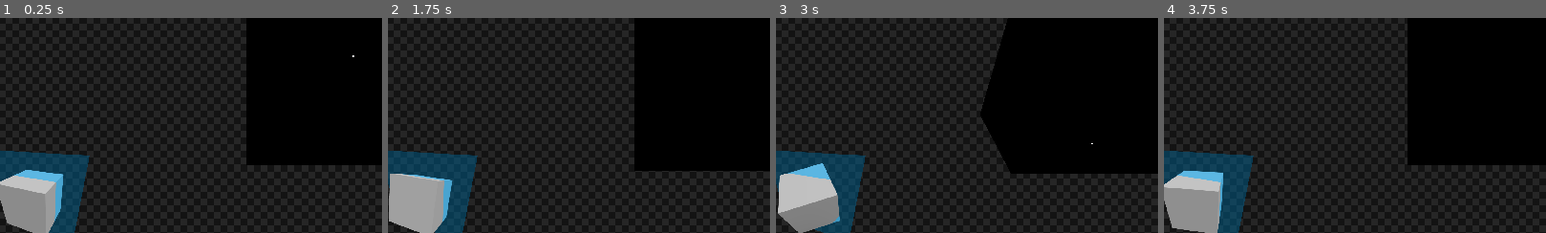
Above: before the commit, frames 1-4 (left to right).
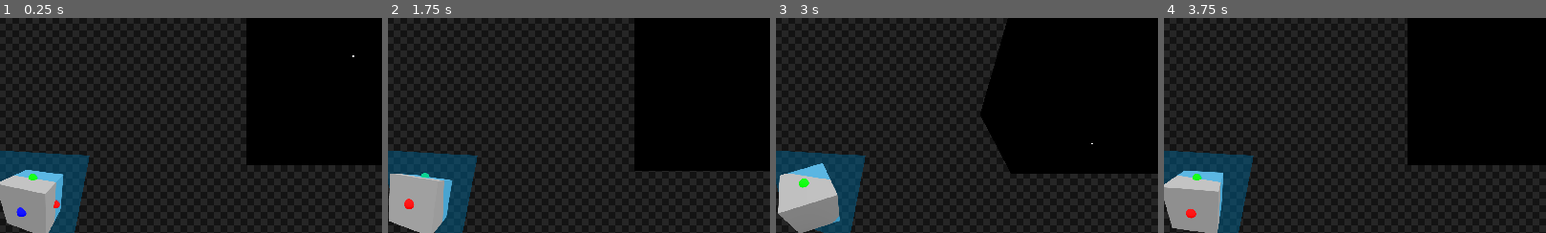
Above: after the commit, the same moments.

Repository: Z53-INCOMING/krita-3d
Game: Godot game, scene res://program.tscn
Two runs of this game, one before a commit and one after it. Both use one fixed random seed, a clock stepped at 60 frames per second and the inputs below.
Inputs (mouse positions are % of the whole screen's width and height, from its top left):
- Up to frame 1 (0.25 s): no input
- Up to frame 2 (1.75 s): tap Enter at 0.5 s; move the mouse to (72, 45) at 0.52 s; hold D (rotate right) 0.53-1.28 s; tap X (x axis) at 0.6, 1.55 s; move the mouse to (30, 55) at 1.27 s; hold S (rotate down) from 1.28 s (still down); click (30, 55) at 1.35 s
- Up to frame 3 (3 s): move the mouse to (60, 28) at 2.02 s; release S (rotate down) at 2.03 s; hold D (rotate right) 2.03-2.78 s; tap Mouse wheel down (scroll_down) at 2.1 s; tap X (x axis) at 2.3 s; move the mouse to (45, 70) at 2.77 s; hold W (rotate up) from 2.78 s (still down); tap Mouse wheel up (scroll_up) at 2.85 s
- Up to frame 4 (3.75 s): tap X (x axis) at 3.05, 3.6 s; move the mouse to (80, 65) at 3.52 s; release W (rotate up) at 3.53 s; hold A (rotate left) from 3.53 s (still down)
The pictures show only the part of the screen within x 4-54%, y 41-91%; the shares and areas given below are measured in that part.

The runs differ from the first frame. In frame 1, 0.2% of the frame differs, in the area x 4-16%, y 72-93%; in frame 2, 0.1%; in frame 3, less than 0.1%; in frame 4, 0.2%.

Commit message:
added axis markers to cube

Diff:
--- a/program.gd
+++ b/program.gd
@@ -44,7 +44,7 @@
 	if Input.is_action_just_pressed("z axis"):
 		matrix = Basis.IDENTITY
 	if Input.is_action_just_pressed("x axis"):
-		matrix = Basis.from_euler(Vector3(0.0, PI * 0.5, 0.0))
+		matrix = Basis.from_euler(Vector3(0.0, -PI * 0.5, 0.0))
 	if Input.is_action_just_pressed("y axis"):
 		matrix = Basis.from_euler(Vector3(PI * 0.5, 0.0, 0.0))
 
--- a/program.tscn
+++ b/program.tscn
@@ -1,9 +1,8 @@
-[gd_scene load_steps=10 format=3 uid="uid://bx6yxqrt4mq0v"]
+[gd_scene load_steps=12 format=3 uid="uid://bx6yxqrt4mq0v"]
 
 [ext_resource type="Script" path="res://program.gd" id="1_5rvem"]
 [ext_resource type="Shader" path="res://3d image visualizer.gdshader" id="1_xyavc"]
 [ext_resource type="Shader" path="res://program.gdshader" id="2_1yiai"]
-[ext_resource type="Texture2D" uid="uid://b44cvhtdkeykp" path="res://oak top 3d.png" id="4_k8oem"]
 
 [sub_resource type="ShaderMaterial" id="ShaderMaterial_h7wj0"]
 shader = ExtResource("2_1yiai")
@@ -15,7 +14,15 @@
 shader_parameter/rotation = Basis(1, 0, 0, 0, 1, 0, 0, 0, 1)
 shader_parameter/display_size = 0.5
 shader_parameter/mouse_position = null
-shader_parameter/image = ExtResource("4_k8oem")
+
+[sub_resource type="StandardMaterial3D" id="StandardMaterial3D_hpb36"]
+albedo_color = Color(1, 0, 0, 1)
+
+[sub_resource type="StandardMaterial3D" id="StandardMaterial3D_qvde2"]
+albedo_color = Color(0, 1, 0, 1)
+
+[sub_resource type="StandardMaterial3D" id="StandardMaterial3D_qa16k"]
+albedo_color = Color(0, 0, 1, 1)
 
 [sub_resource type="Environment" id="Environment_0bxk3"]
 background_mode = 1
@@ -74,6 +81,21 @@
 
 [node name="TextureCube" type="CSGBox3D" parent="SubViewportContainer/SubViewport/SliceVisualizer"]
 
+[node name="CSGSphere3D" type="CSGSphere3D" parent="SubViewportContainer/SubViewport/SliceVisualizer/TextureCube"]
+transform = Transform3D(1, 0, 0, 0, 1, 0, 0, 0, 1, 0.5, 0, 0)
+radius = 0.1
+material = SubResource("StandardMaterial3D_hpb36")
+
+[node name="CSGSphere3D2" type="CSGSphere3D" parent="SubViewportContainer/SubViewport/SliceVisualizer/TextureCube"]
+transform = Transform3D(1, 0, 0, 0, 1, 0, 0, 0, 1, 0, 0.5, 0)
+radius = 0.1
+material = SubResource("StandardMaterial3D_qvde2")
+
+[node name="CSGSphere3D3" type="CSGSphere3D" parent="SubViewportContainer/SubViewport/SliceVisualizer/TextureCube"]
+transform = Transform3D(1, 0, 0, 0, 1, 0, 0, 0, 1, 0, 0, 0.5)
+radius = 0.1
+material = SubResource("StandardMaterial3D_qa16k")
+
 [node name="WorldEnvironment" type="WorldEnvironment" parent="SubViewportContainer/SubViewport/SliceVisualizer"]
 environment = SubResource("Environment_0bxk3")
 
Binary file removed: 3DStone.png
Not shown, removed: 3DStone.png.import
Binary file removed: bark 3d.png
Not shown, removed: bark 3d.png.import
Binary file removed: oak top 3d.png
Not shown, removed: oak top 3d.png.import
